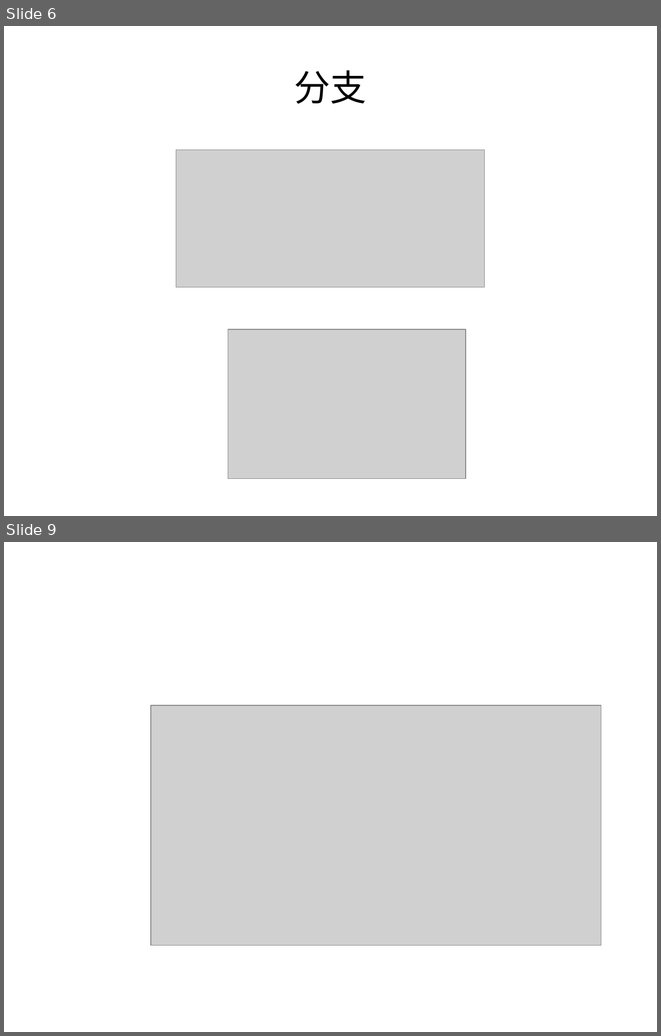
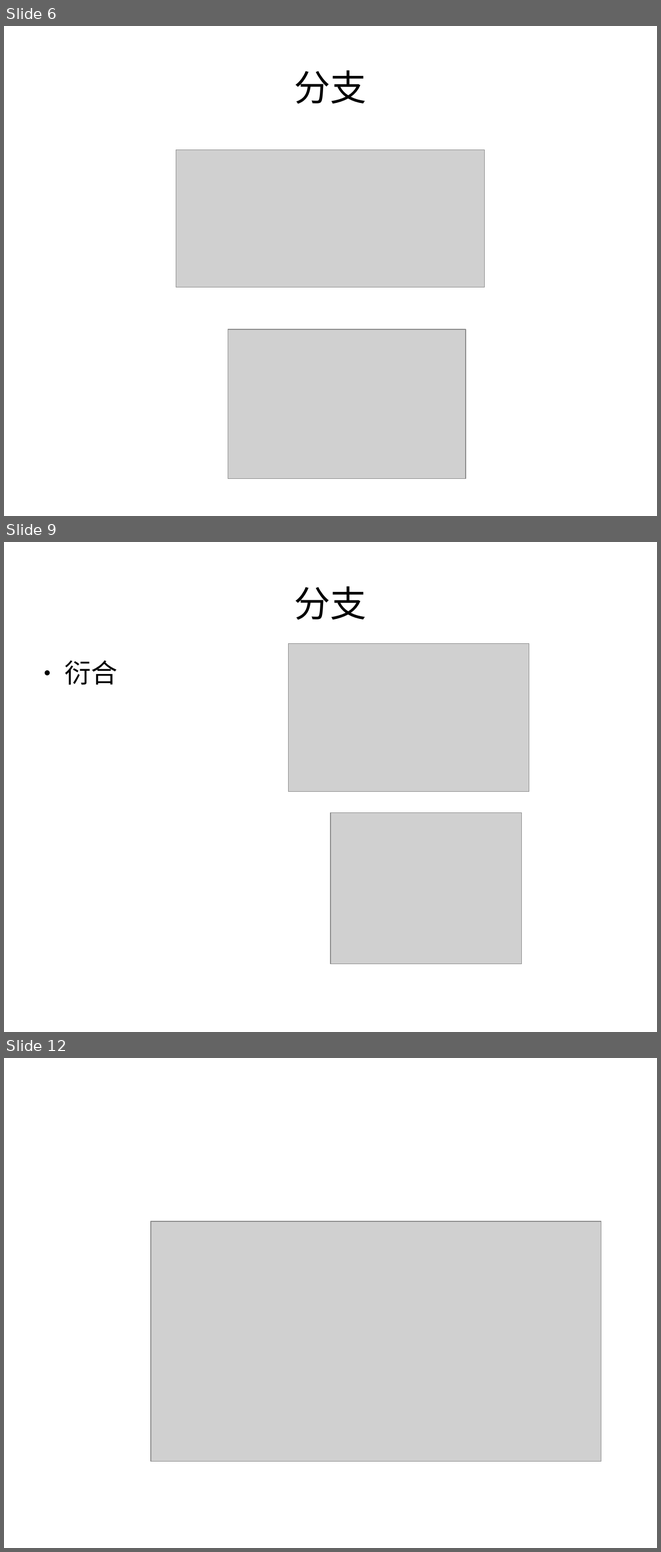
Before and after one commit to qintong91/RockerFmAndroid, a slide deck: git.odp. Shown one above the other, each under a label of ours: slides 6 and 9 before the commit, slides 6, 9 and 12 after it; the slides between them are not shown. The pictures are 661x1036 and 661x1552 pixels, drawn with LibreOffice and Linux fonts; fonts in the diff are those of the drawing; grey boxes stand for pictures. Boxes give left, top, right and bottom in pixels: in the first picture for what was removed or moved away, otherwise in the second. Text is boxed around its words. In the diff, an @@ line names an element or a change of style, - is before the commit and + after.

```diff
--- a/git.odp
+++ b/git.odp
@@ slide 9 added at bbox=[4, 542, 657, 1032], background #FFFFFF @@
@@ title added at bbox=[294, 586, 367, 620], 44 pt, text #000000 @@
+分支
@@ picture added at bbox=[289, 643, 529, 792] @@
@@ text added at bbox=[64, 660, 117, 685], 32 pt, text #000000 @@
+● 衍合
@@ picture added at bbox=[330, 813, 522, 964] @@
@@ what was slide 9 is now slide 12 @@
```
Also in this commit, not shown: 1 slide changed, 3 other slides added, 1 slide removed, 6 other files.
